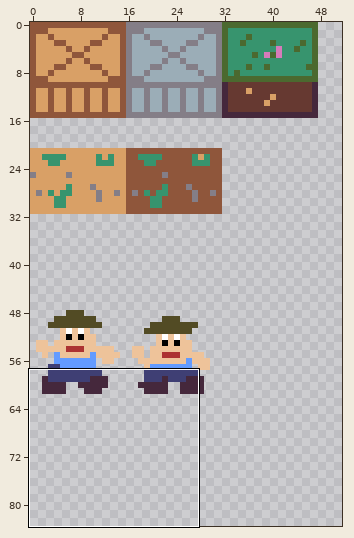
File history of a sprite sheet, public/assets/tileset.png. The picture above shows the old version from afar; the outline marks the close-up.
Close-up. Before:
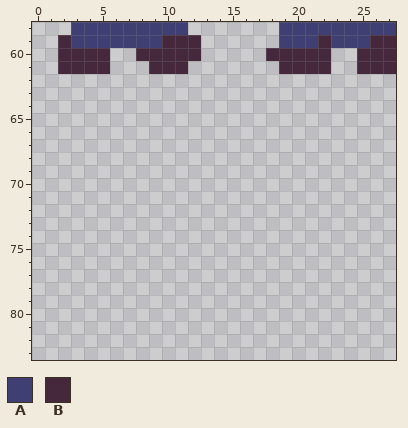
The file is 128x128 pixels. Shown: x 0..27, y 58..83. The wide view leaves out empty margins.
Palette (. is transparent): A #3f3f74  B #45283c
Pixels before, first column x 2:
58 .AAAAAAAAA.......AAAAAAAAA
59 BAAAAAAABBB......AAABAAABB
60 BBBB..BBBBB.....BBBBB..BBB
61 BBBB...BBB.......BBBB..BBB
And afterwards:
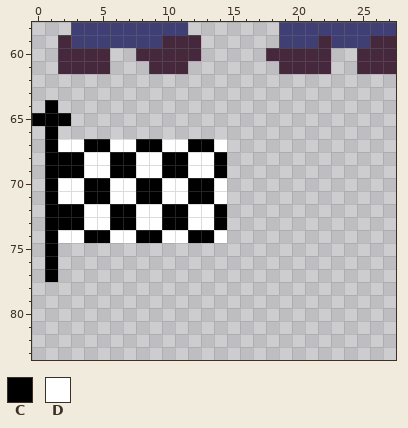
Colours new in this view: C #000000  D #ffffff
What changed:
y 64: x 1 . -> C
y 65: x 0..2 ... -> CCC
y 66: x 1 . -> C
y 67: x 1..14 .............. -> CDDCCDDCCDDCCD
y 68..69: x 1..14 .............. -> CCCDDCCDDCCDDC
y 70..71: x 1..14 .............. -> CDDCCDDCCDDCCD
y 72..73: x 1..14 .............. -> CCCDDCCDDCCDDC
y 74: x 1..14 .............. -> CDDCCDDCCDDCCD
y 75..77: x 1 . -> C
Where, in picture pixels (left, top, right, bottom), the same in both close-ups:
added: (32, 100, 227, 282)
